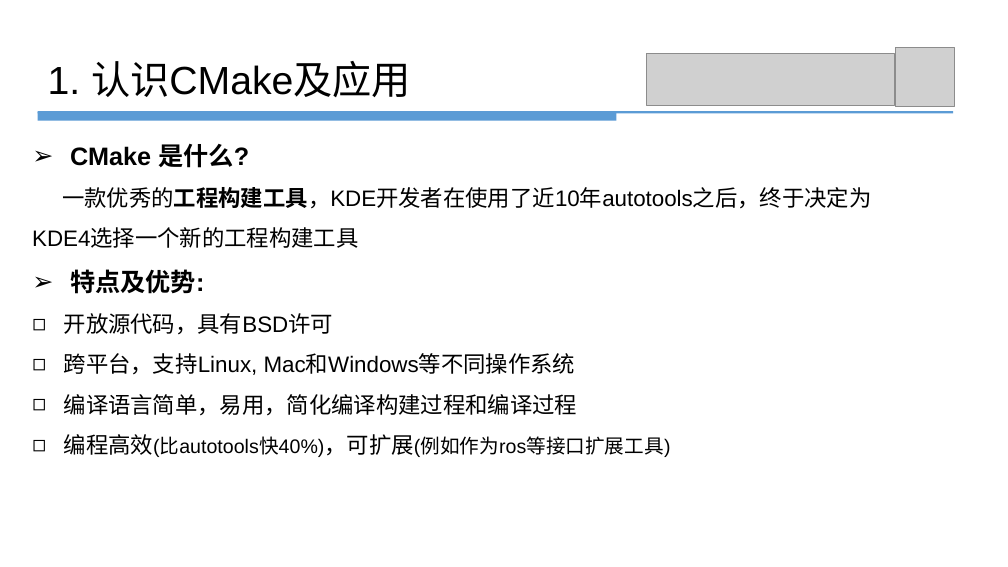
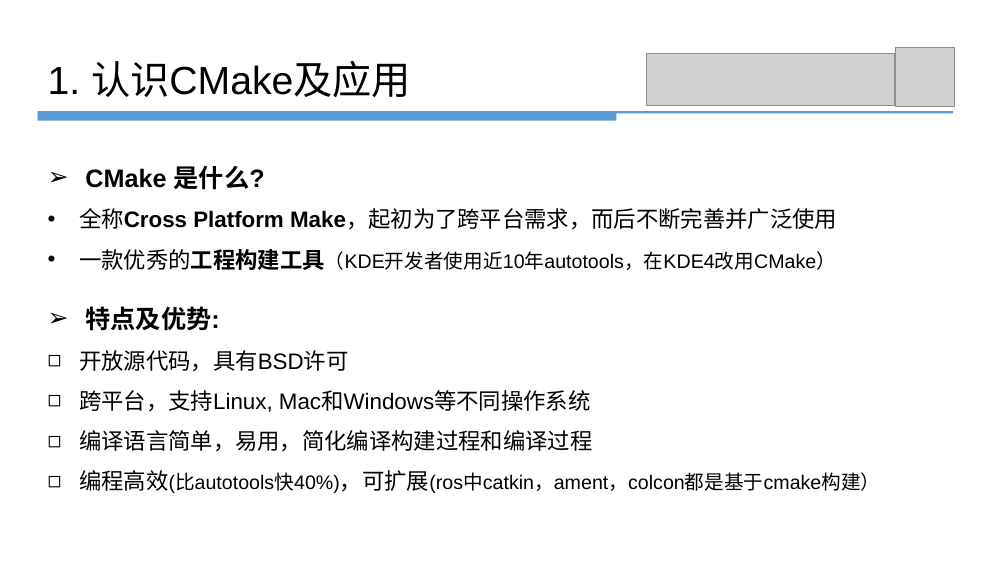
Before and after one commit to panshengli/slam_research_club, a slide deck: slide 4 of cmake_practice/Cmake_潘胜利20101026.pptx. Drawn at 1008x567 pixels with LibreOffice and Linux fonts; fonts in the diff are those of the drawing; grey boxes stand for pictures. Boxes give left, top, right and bottom in pixels: in the first picture for what was removed or moved away, otherwise in the second. Text is boxed around its words. In the diff, an @@ line names an element or a change of style, - is before the commit and + after.

```diff
--- a/cmake_practice/Cmake_潘胜利20101026.pptx
+++ b/cmake_practice/Cmake_潘胜利20101026.pptx
@@ text "CMake 是什么?" moved from (x1=32, y1=144, x2=871, y2=457) to (x1=79, y1=166, x2=880, y2=493) @@
@@ text at (x1=85, y1=166, x2=265, y2=331): line spacing 1.5 to 2 @@
@@ text at (x1=79, y1=208, x2=837, y2=270): text changed @@
-一款优秀的工程构建工具，KDE开发者在使用了近10年autotools之后，终于决定为KDE4选择一个新的工程构建工具
+• 全称Cross Platform Make，起初为了跨平台需求，而后不断完善并广泛使用
+• 一款优秀的工程构建工具（KDE开发者使用近10年autotools，在KDE4改用CMake）
@@ text at (x1=79, y1=470, x2=880, y2=493): text changed @@
-◻ 编程高效(比autotools快40%)，可扩展(例如作为ros等接口扩展工具)
+◻ 编程高效(比autotools快40%)，可扩展(ros中catkin，ament，colcon都是基于cmake构建）
```
Also in this commit, not shown: 8 other slides changed, 32 slides added, 2 slides removed, 7 other files.
